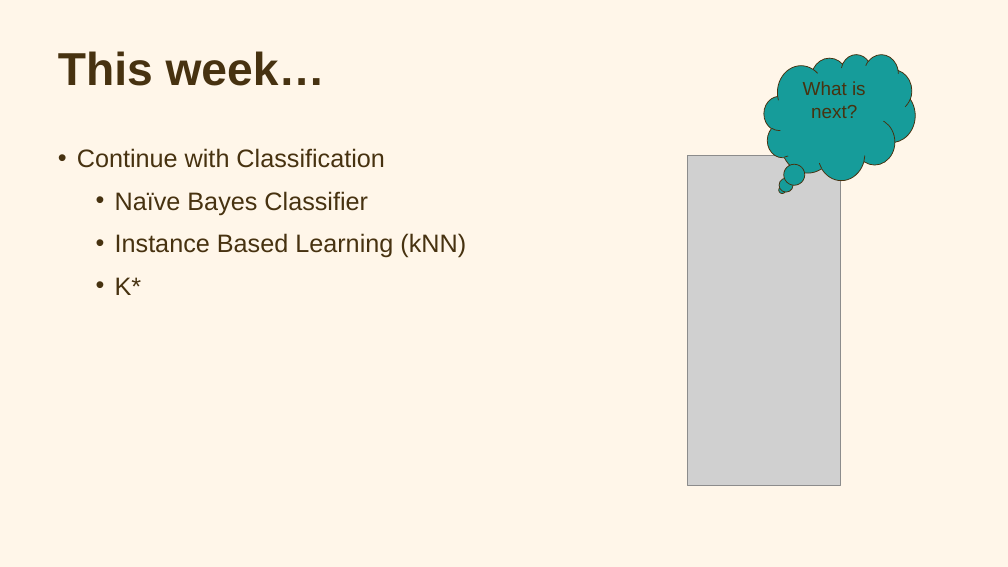
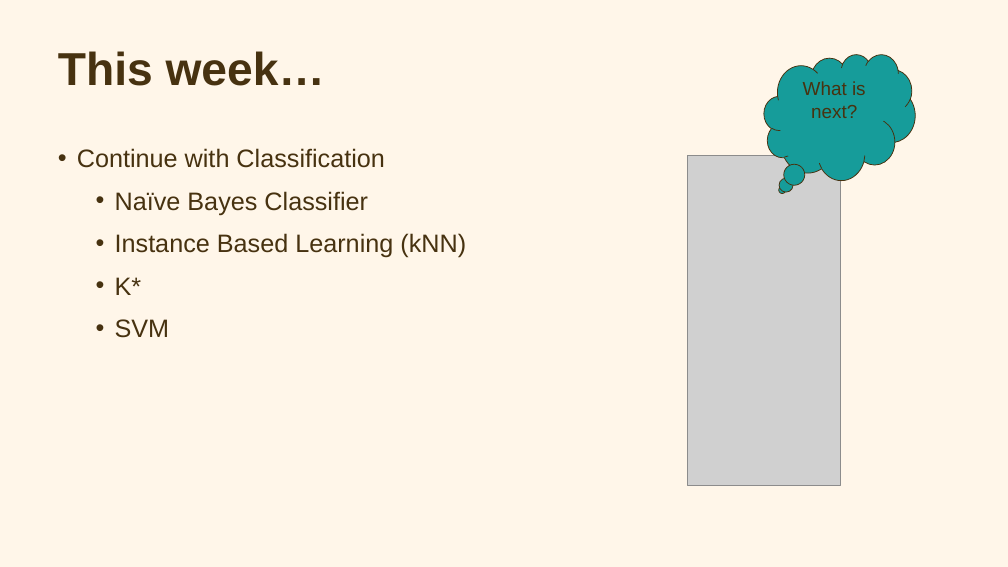
Before and after one commit to OEKundakcioglu/OEKundakcioglu.github.io, a slide deck: slide 2 of public/Week3/Week3.pptx. Drawn at 1008x567 pixels with LibreOffice and Linux fonts; fonts in the diff are those of the drawing; grey boxes stand for pictures. Boxes give left, top, right and bottom in pixels: in the first picture for what was removed or moved away, otherwise in the second. Text is boxed around its words. In the diff, an @@ line names an element or a change of style, - is before the commit and + after.

```diff
--- a/public/Week3/Week3.pptx
+++ b/public/Week3/Week3.pptx
@@ text at <box>115,319,170,338</box>: paragraph added @@
+  • SVM
```
Also in this commit, not shown: 5 slides added.
